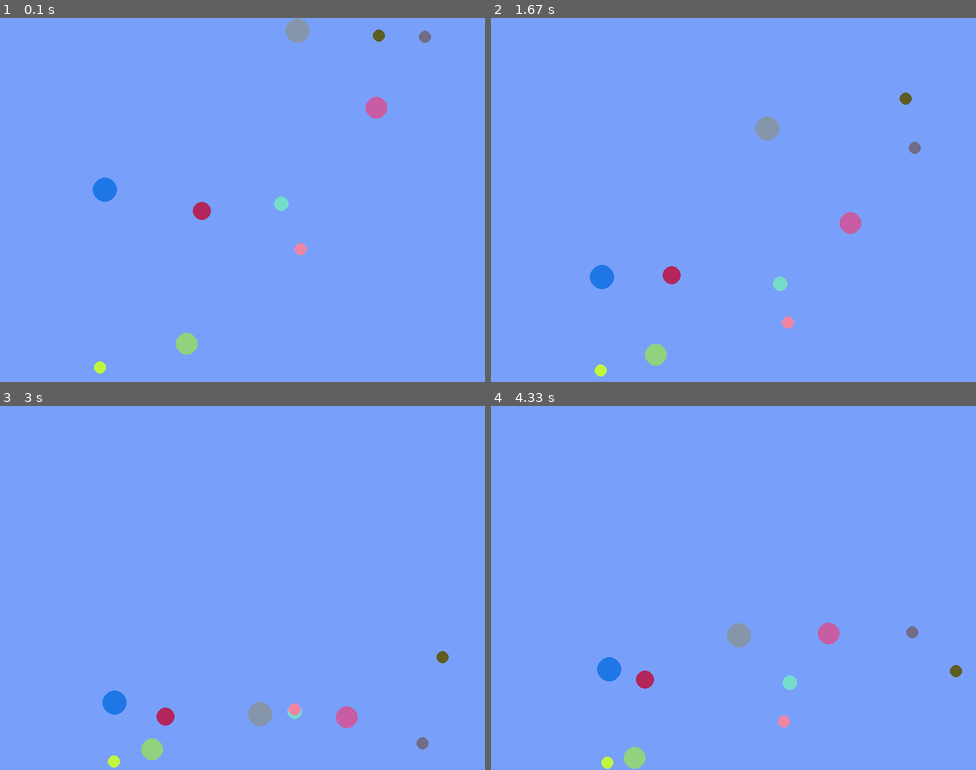
Above: before the commit, frames 1-4 (two rows, left to right).
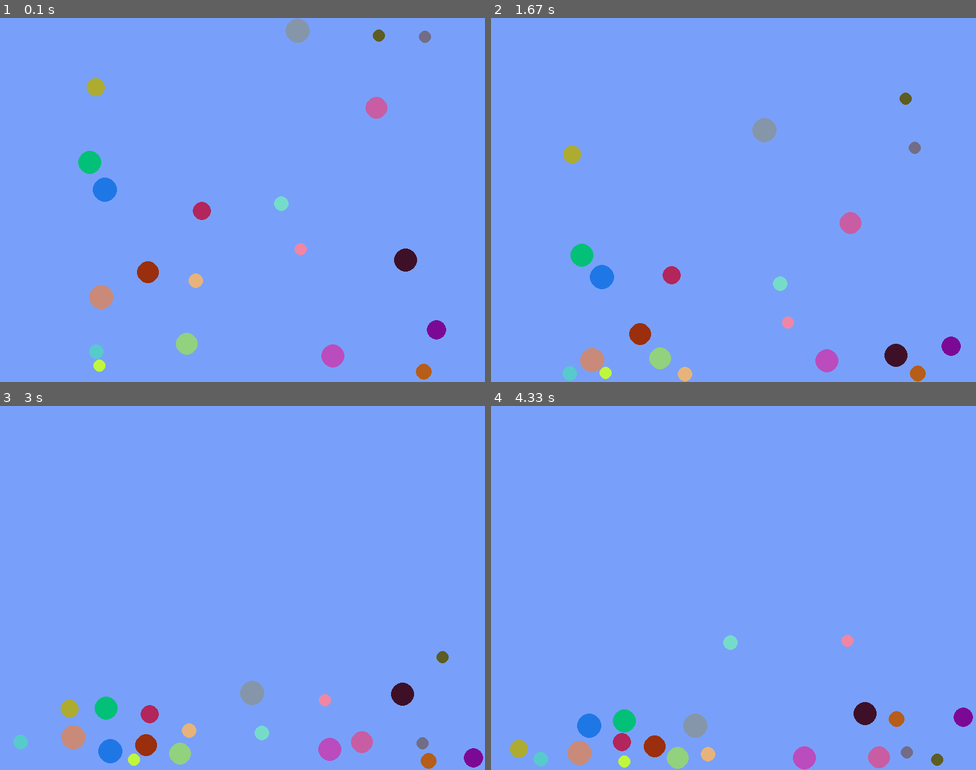
Above: after the commit, the same moments.

Repository: maciejbac/pyGame
Game: pygame game, started from main.py
Same seed, same stepped clock (60 frames per second), same inputs: the game is played once before the commit and once after it.
Inputs (mouse positions are in pixels of both pictures, inside the frame that each line leads up to):
- Up to frame 1 (0.1 s): no input
- Up to frame 2 (1.67 s): no input
- Up to frame 3 (3 s): click (412, 682) at 2.88 s
- Up to frame 4 (4.33 s): no input

The runs differ from the first frame. In frame 1, 1.8% of the frame differs, in the area x 16-92%, y 16-100%; in frame 2, 2.0%; in frame 3, 4.0%; in frame 4, 4.5%, in the area x 3-100%, y 59-100%.

Commit message:
Collision detection and handling added

Diff:
--- a/main.py
+++ b/main.py
@@ -12,10 +12,10 @@
 (width, height) = (800, 600)
 background_color = (120, 160, 250)
 pygame.display.set_caption('Ball game')
-particle_count = 10
+particle_count = 20
 gravity = (math.pi, 0.03)
 drag = 0.999
-elasticity = 0.75
+elasticity = 0.85
 
 # Initialize the screen object
 screen = pygame.display.set_mode((width, height))
@@ -38,6 +38,8 @@
         # set default speed and angle, can be changed when creating Particle object
         self.speed = 0.01
         self.angle = math.pi / 2
+
+
 
     # Call pygame package to draw circle, pass values stored in the current (self) Particle object as parameters
     def display(self):
@@ -93,6 +95,27 @@
     return None
 
 
+# Collision detection function
+def collide(p1, p2):
+    col_dx = p1.x - p2.x
+    col_dy = p1.y - p2.y
+    distance = math.hypot(col_dx, col_dy)
+    if distance < p1.size + p2.size:
+        print('BANG!')
+        tangent = math.atan2(col_dy, col_dx)
+        p1.angle = 2 * tangent - p1.angle
+        p2.angle = 2 * tangent - p2.angle
+        (p1.speed, p2.speed) = (p2.speed, p1.speed)
+        p1.speed *= elasticity
+        p2.speed *= elasticity
+
+        angle = 0.5 * math.pi + tangent
+        p1.x += math.sin(angle)
+        p1.y -= math.cos(angle)
+        p2.x -= math.sin(angle)
+        p2.y += math.cos(angle)
+
+
 # Create a number of Particle objects using random values to populate the screen
 for n in range(particle_count):
     particle_size = random.randint(10, 20)
@@ -122,11 +145,11 @@
     screen.fill(background_color)
 
     # Iterate through all particle objects
-    for particle in my_particles:
+    for i, particle in enumerate(my_particles):
         if particle != selected_particle:
             particle.move()
             particle.bounce()
-        particle.display()
+
         if selected_particle:
             (mouseX, mouseY) = pygame.mouse.get_pos()
             dx = mouseX - selected_particle.x
@@ -134,5 +157,10 @@
             selected_particle.angle = math.atan2(dy, dx) - 0.5 * math.pi
             selected_particle.speed = math.hypot(dx, dy) * 0.1
 
+        particle.display()
+
+        for particle2 in my_particles[i + 1:]:
+            collide(particle, particle2)
+
     # Swap the frame buffer
     pygame.display.flip()
